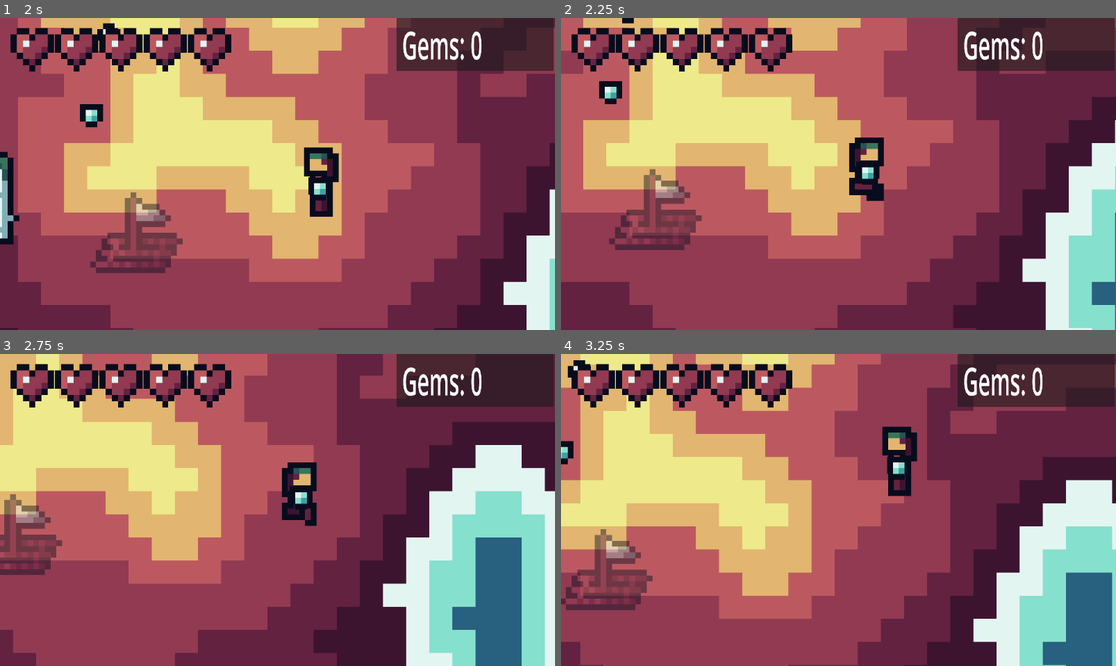
Above: before the commit, frames 1-4 (two rows, left to right).
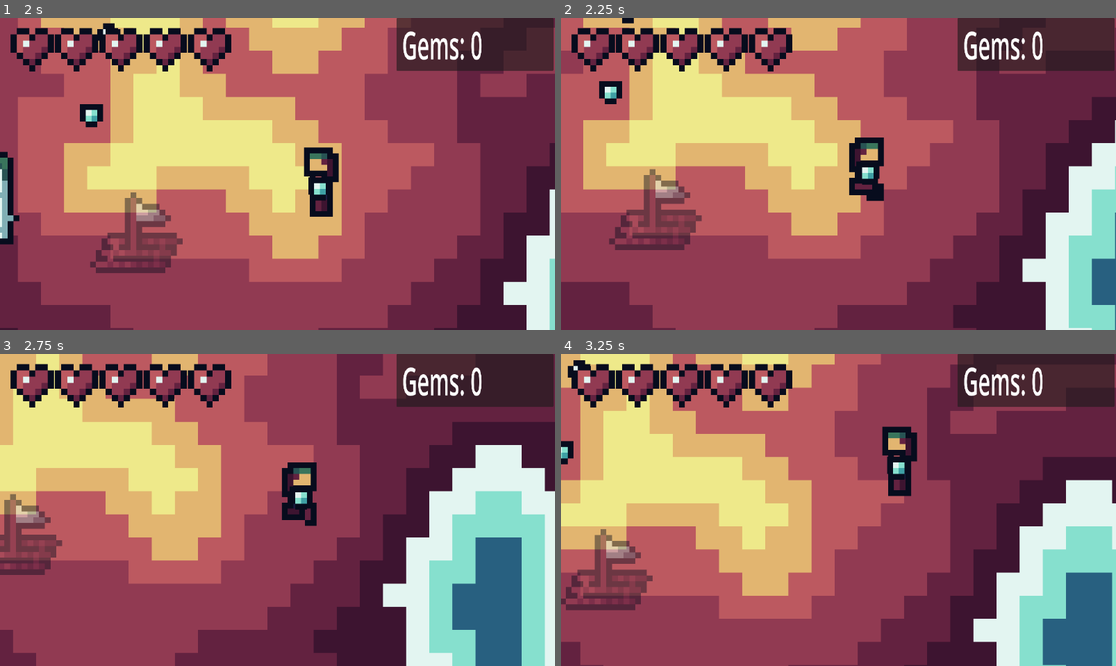
Above: after the commit, the same moments.

Repository: szeplakig/LD54
Game: Godot game, scene res://root.tscn
Same seed, same stepped clock (60 frames per second), same inputs: the game is played once before the commit and once after it. Sound files missing from this copy of the repository are replaced by a short silence.
Inputs (mouse positions are in pixels of both pictures, inside the frame that each line leads up to):
- Up to frame 1 (2 s): move the mouse to (177, 117) at 0.52 s; hold Right (ui_right) 0.53-1.28 s; hold Right mouse button (build) 0.53-1.28 s; click (177, 117) at 0.67 s; move the mouse to (111, 214) at 1.27 s; hold Down (ui_down) from 1.28 s (still down); tap Q (drop) at 1.35 s; click (111, 214) at 1.42 s
- Up to frame 2 (2.25 s): move the mouse to (882, 195) at 2.02 s; release Down (ui_down) at 2.03 s; hold Right (ui_right) from 2.03 s (still down); hold Space (finish) from 2.03 s (still down); click (882, 195) at 2.17 s
- Up to frame 3 (2.75 s): keep holding Right (ui_right); keep holding Space (finish)
- Up to frame 4 (3.25 s): move the mouse to (577, 534) at 2.77 s; release Right (ui_right) at 2.78 s; release Space (finish) at 2.78 s; hold Up (ui_up) from 2.78 s (still down); tap E (interact) at 2.85 s; click (577, 534) at 2.92 s

Frame 1 is identical in both runs. In frame 2, 0.3% of the frame differs, in the area x 95-100%, y 77-85%; in frame 3, 0.3%; in frame 4, 0.3%.

Commit message:
bugfix: abstract art water coloring

Diff:
--- a/tilemap/water_level.gd
+++ b/tilemap/water_level.gd
@@ -56,7 +56,25 @@
 	for coords in WATER_TILE_COORDS:
 		water_tiles += get_used_cells_by_id(0,0,coords)
 
-	recolor_water(water_tiles)
+	for water_tile in water_tiles:
+		set_cell(0,water_tile,0,WATER_TILE_COORDS[-1])
+
+	var all_ground_tiles = []
+	for tiles in ground_tiles:
+		all_ground_tiles += tiles
+
+	var lightest_water_tiles = []
+	for land_tile in all_ground_tiles:
+		for offset in NEIGHBOR_OFFSETS:
+			if get_cell_atlas_coords(0,land_tile + offset) == WATER_TILE_COORDS[-1]:
+				set_cell(0,land_tile+offset,0,WATER_TILE_COORDS[0])
+				lightest_water_tiles.push_back(land_tile+offset)
+
+	for water_tile in lightest_water_tiles:
+		for offset in NEIGHBOR_OFFSETS:
+			if get_cell_atlas_coords(0,water_tile + offset) == WATER_TILE_COORDS[-1]:
+				set_cell(0,water_tile+offset,0,WATER_TILE_COORDS[1])
+
 	pass  # Replace with function body.
 
 
Not shown: 1 places in root.tscn that only renumber resources
